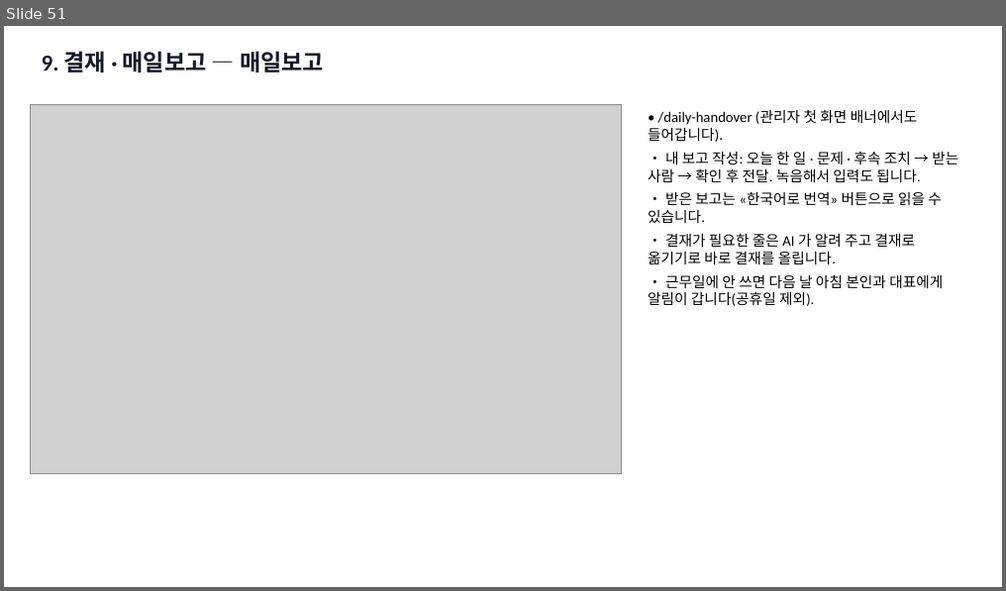
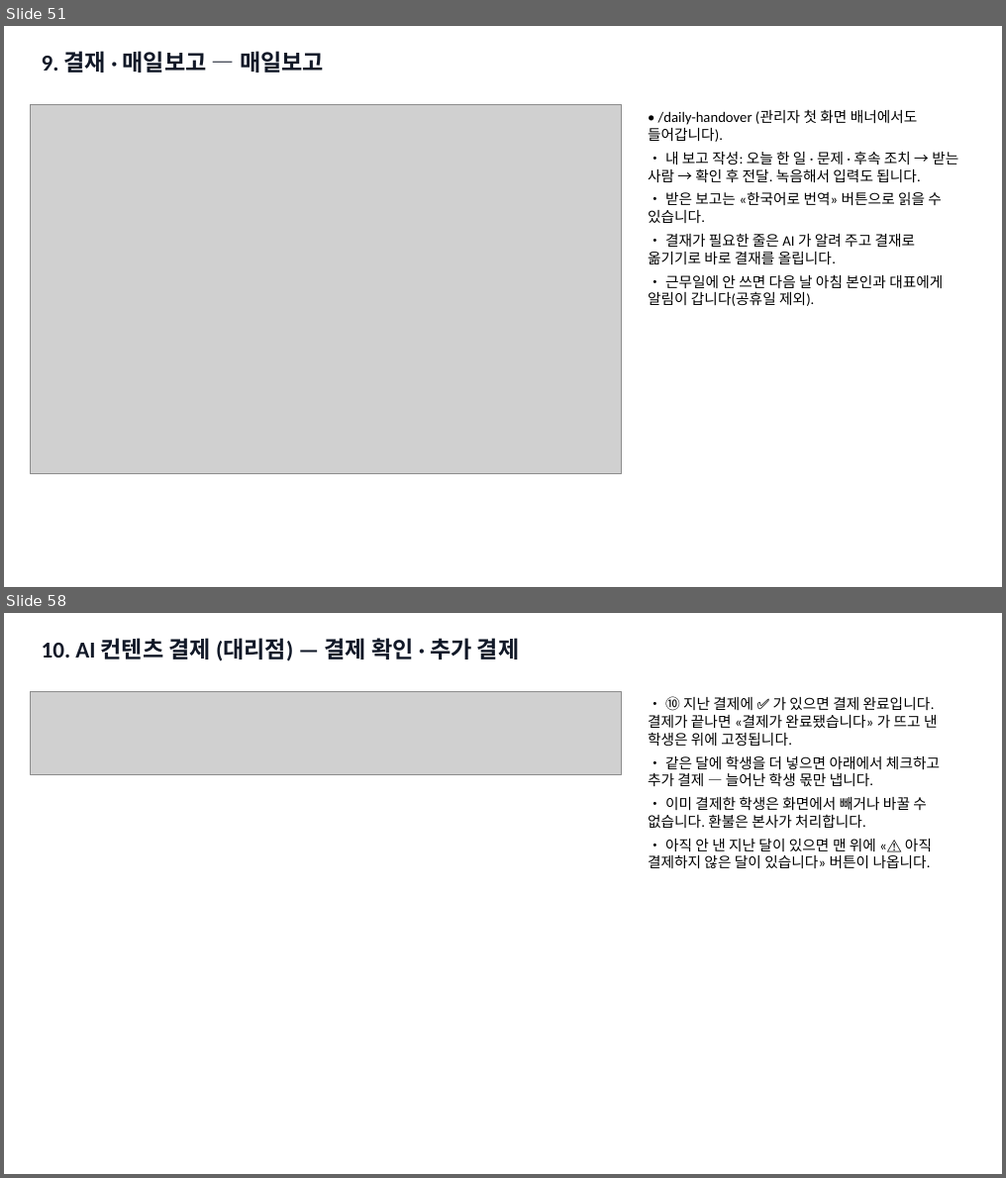
Before and after one commit to navy111p-sudo/mangoiweb, a slide deck: cloudflare-deploy/public/library/admin/admin-kr.pptx. Shown one above the other, each under a label of ours: slide 51 before the commit, slides 51 and 58 after it; the slides between them are not shown. The pictures are 1006x591 and 1006x1178 pixels, drawn with LibreOffice and Linux fonts; fonts in the diff are those of the drawing; grey boxes stand for pictures. Boxes give left, top, right and bottom in pixels: in the first picture for what was removed or moved away, otherwise in the second. Text is boxed around its words. In the diff, an @@ line names an element or a change of style, - is before the commit and + after.

```diff
--- a/cloudflare-deploy/public/library/admin/admin-kr.pptx
+++ b/cloudflare-deploy/public/library/admin/admin-kr.pptx
@@ slide 58 added at bbox=[4, 613, 1002, 1174], background #FFFFFF @@
@@ text added at bbox=[42, 638, 519, 662], 22 pt, text #111827, bold @@
+10. AI 컨텐츠 결제 (대리점) — 결제 확인 · 추가 결제
@@ picture added at bbox=[30, 691, 622, 774] @@
@@ text added at bbox=[648, 696, 940, 868], 14 pt, text #000000 @@
+• ⑩ 지난 결제에 ✅ 가 있으면 결제 완료입니다. 결제가 끝나면 «결제가 완료됐습니다» 가 뜨고 낸 학생은 위에 고정됩니다.
+• 같은 달에 학생을 더 넣으면 아래에서 체크하고 추가 결제 — 늘어난 학생 몫만 냅니다.
+• 이미 결제한 학생은 화면에서 빼거나 바꿀 수 없습니다. 환불은 본사가 처리합니다.
+• 아직 안 낸 지난 달이 있으면 맨 위에 «⚠️ 아직 결제하지 않은 달이 있습니다» 버튼이 나옵니다.
```
Also in this commit, not shown: 3 slides changed, 6 other slides added, 21 other files.
